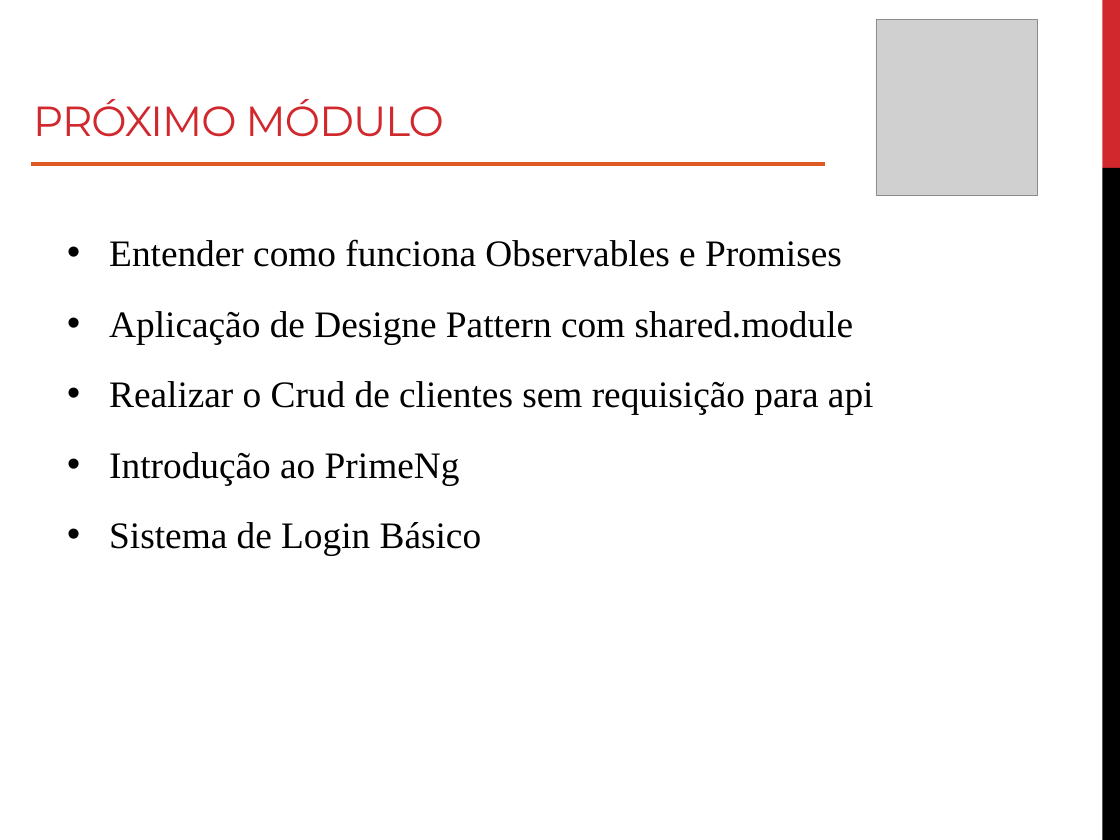
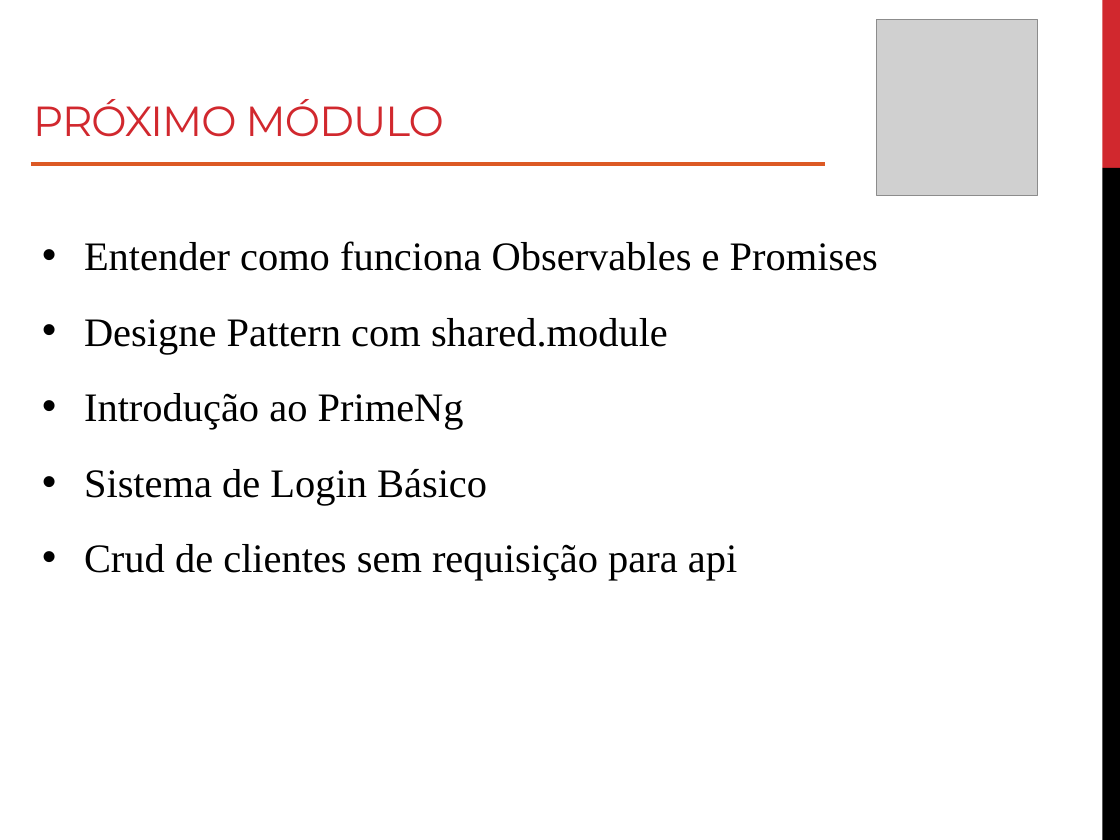
Before and after one commit to roney-amorim/workshop-angular, a slide deck: slide 45 of Módulo 1/Modulo 1.pptx. Drawn at 1120x840 pixels with LibreOffice and Linux fonts; fonts in the diff are those of the drawing; grey boxes stand for pictures. Boxes give left, top, right and bottom in pixels: in the first picture for what was removed or moved away, otherwise in the second. Text is boxed around its words. In the diff, an @@ line names an element or a change of style, - is before the commit and + after.

```diff
--- a/Módulo 1/Modulo 1.pptx
+++ b/Módulo 1/Modulo 1.pptx
@@ text "Entender como funciona Observables e ...": place and size @@
-text "Entender como funciona Observables e ..." at (109,239,874,555)
+text "Entender como funciona Observables e ..." at (84,241,878,581)
@@ text at (84,241,878,505): size 24 to 26 pt in "Entender como funciona Observables e Promises", "Introdução ao PrimeNg", "Sistema de Login Básico" @@
@@ text at (84,318,668,354): text changed; size 24 to 26 pt @@
-• Aplicação de Designe Pattern com shared.module
-• Realizar o Crud de clientes sem requisição para api
+• Designe Pattern com shared.module
@@ text at (84,544,737,581): paragraph added @@
+• Crud de clientes sem requisição para api
```
Also in this commit, not shown: 31 other slides changed, 1 slide added, 4 other files.
